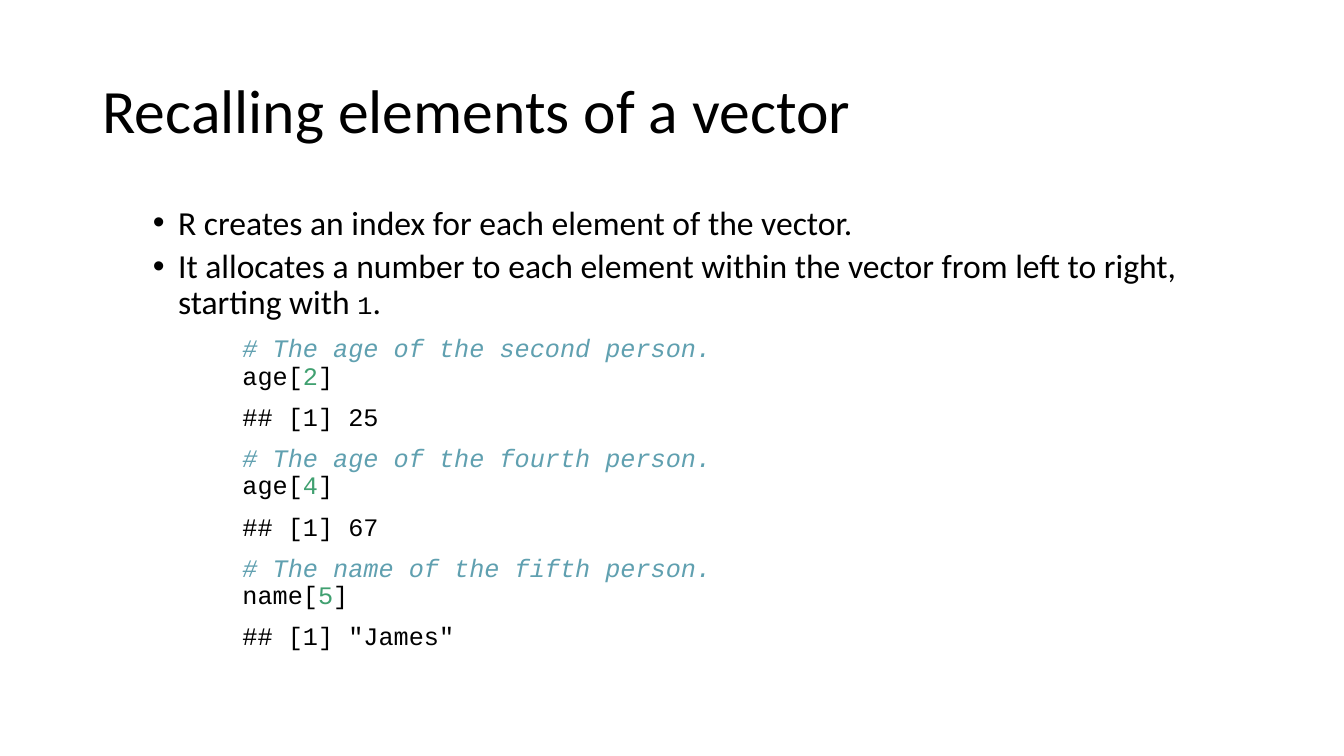
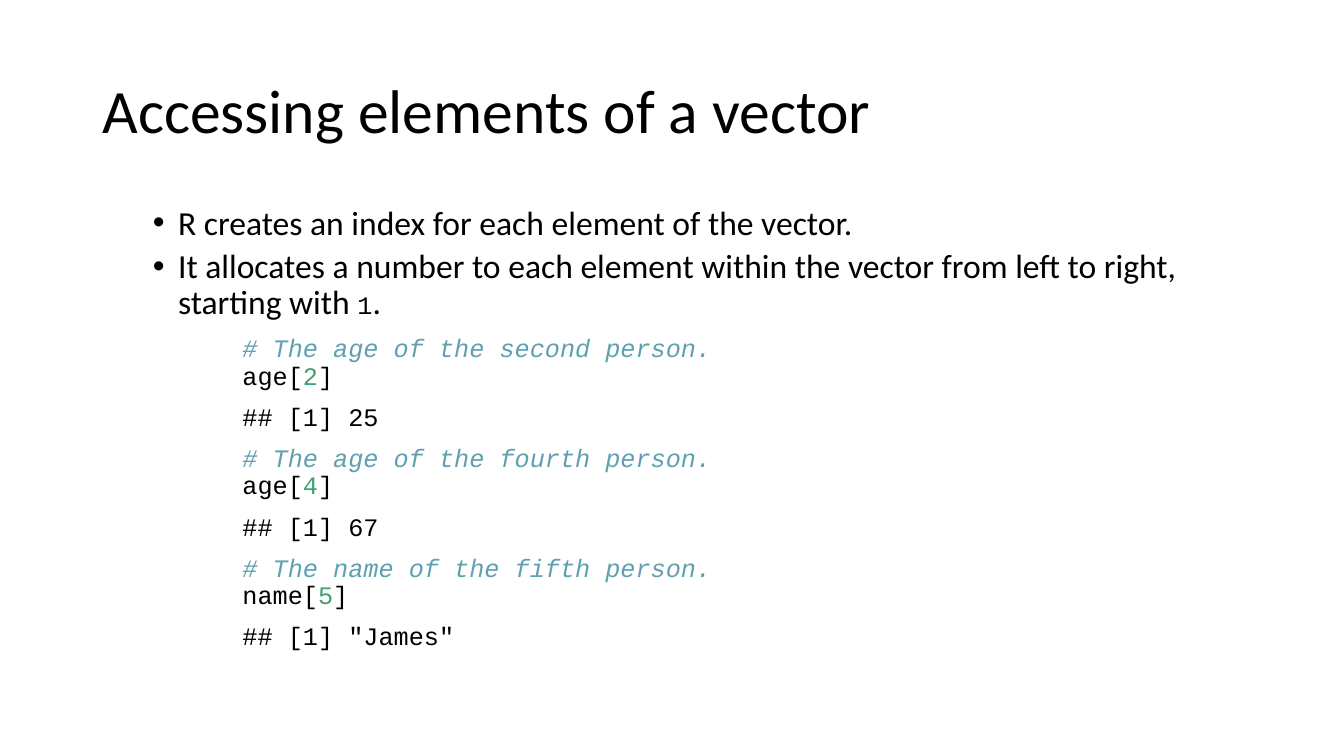
Before and after one commit to uclh-criu/learning-datascience, a slide deck: slide 17 of sessions/2-R-intro.pptx (slide 23 before the commit). Drawn at 1344x756 pixels with LibreOffice and Linux fonts; fonts in the diff are those of the drawing. Boxes give left, top, right and bottom in pixels: in the first picture for what was removed or moved away, otherwise in the second. Text is boxed around its words. In the diff, an @@ line names an element or a change of style, - is before the commit and + after.

```diff
--- a/sessions/2-R-intro.pptx
+++ b/sessions/2-R-intro.pptx
@@ title at <box>102,90,870,144</box>: text changed @@
-Recalling elements of a vector
+Accessing elements of a vector
```
Also in this commit, not shown: 10 other slides changed, 7 slides added, 12 slides removed, 7 other files.
